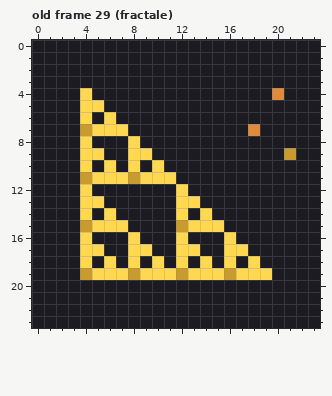
Pixel-art file -- art/cards.aseprite. The first picture shows the starting point.
24x24 pixels, 44 frames. Shown: old frame 29 (fractale). The commit also changed other frames, which this record leaves out.
And afterwards:
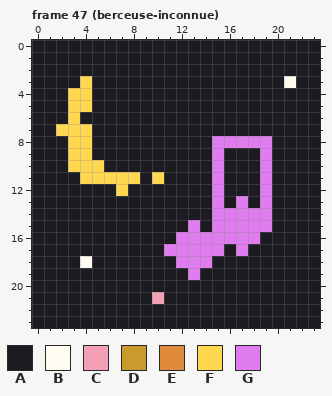
Palette (. is transparent): A #1c1b22  B #fffbf0  C #f2a0b4  D #c99a2e  E #e08a3c  F #ffd84f  G #e07bf0
A new or re-ordered frame is compared with the old frame closest to it.
Difference:
frames 44 -> 48
--- frame 47 (berceuse-inconnue) is new; against old frame 29 (fractale)
@@ x 0..23 @@
  2 AAAAAAAAAAAAAAAAAAAAAAAA
- 3 AAAAAAAAAAAAAAAAAAAAAAAA
- 4 AAAAFAAAAAAAAAAAAAAAEAAA
- 5 AAAAFFAAAAAAAAAAAAAAAAAA
- 6 AAAAFAFAAAAAAAAAAAAAAAAA
- 7 AAAADFFFAAAAAAAAAAEAAAAA
- 8 AAAAFAAAFAAAAAAAAAAAAAAA
- 9 AAAAFFAAFFAAAAAAAAAAADAA
-10 AAAAFAFAFAFAAAAAAAAAAAAA
-11 AAAADFFFDFFFAAAAAAAAAAAA
-12 AAAAFAAAAAAAFAAAAAAAAAAA
-13 AAAAFFAAAAAAFFAAAAAAAAAA
-14 AAAAFAFAAAAAFAFAAAAAAAAA
-15 AAAADFFFAAAADFFFAAAAAAAA
-16 AAAAFAAAFAAAFAAAFAAAAAAA
-17 AAAAFFAAFFAAFFAAFFAAAAAA
-18 AAAAFAFAFAFAFAFAFAFAAAAA
-19 AAAADFFFDFFFDFFFDFFFAAAA
+ 3 AAAAFAAAAAAAAAAAAAAAABAA
+ 4 AAAFFAAAAAAAAAAAAAAAAAAA
+ 5 AAAFFAAAAAAAAAAAAAAAAAAA
+ 6 AAAFAAAAAAAAAAAAAAAAAAAA
+ 7 AAFFFAAAAAAAAAAAAAAAAAAA
+ 8 AAAFFAAAAAAAAAAGGGGGAAAA
+ 9 AAAFFAAAAAAAAAAGAAAGAAAA
+10 AAAFFFAAAAAAAAAGAAAGAAAA
+11 AAAAFFFFFAFAAAAGAAAGAAAA
+12 AAAAAAAFAAAAAAAGAAAGAAAA
+13 AAAAAAAAAAAAAAAGAGAGAAAA
+14 AAAAAAAAAAAAAAAGGGGGAAAA
+15 AAAAAAAAAAAAAGAGGGGGAAAA
+16 AAAAAAAAAAAAGGGGGGGAAAAA
+17 AAAAAAAAAAAGGGGGAGAAAAAA
+18 AAAABAAAAAAAGGGAAAAAAAAA
+19 AAAAAAAAAAAAAGAAAAAAAAAA
 20 AAAAAAAAAAAAAAAAAAAAAAAA
-21 AAAAAAAAAAAAAAAAAAAAAAAA
+21 AAAAAAAAAACAAAAAAAAAAAAA
 22 AAAAAAAAAAAAAAAAAAAAAAAA
Changed places in both pictures, as pixel boxes (x1, y1, x2, y2):
changed: (56, 76, 296, 304)
